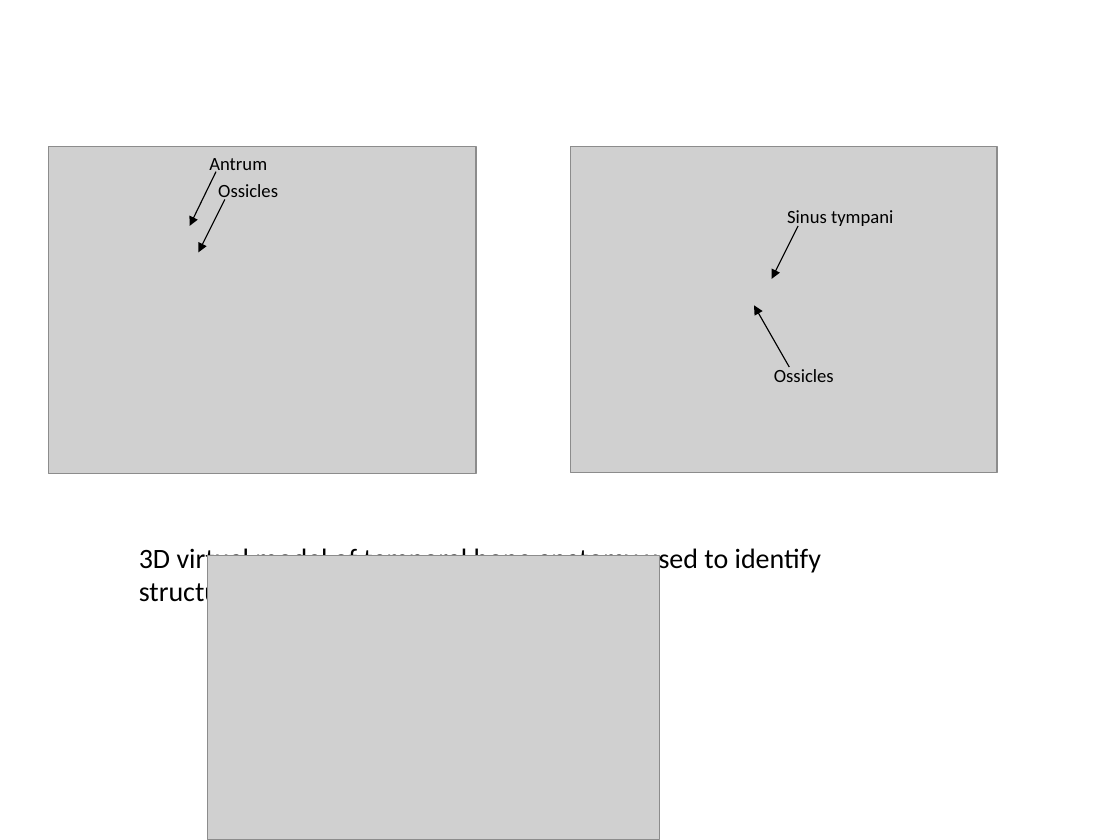
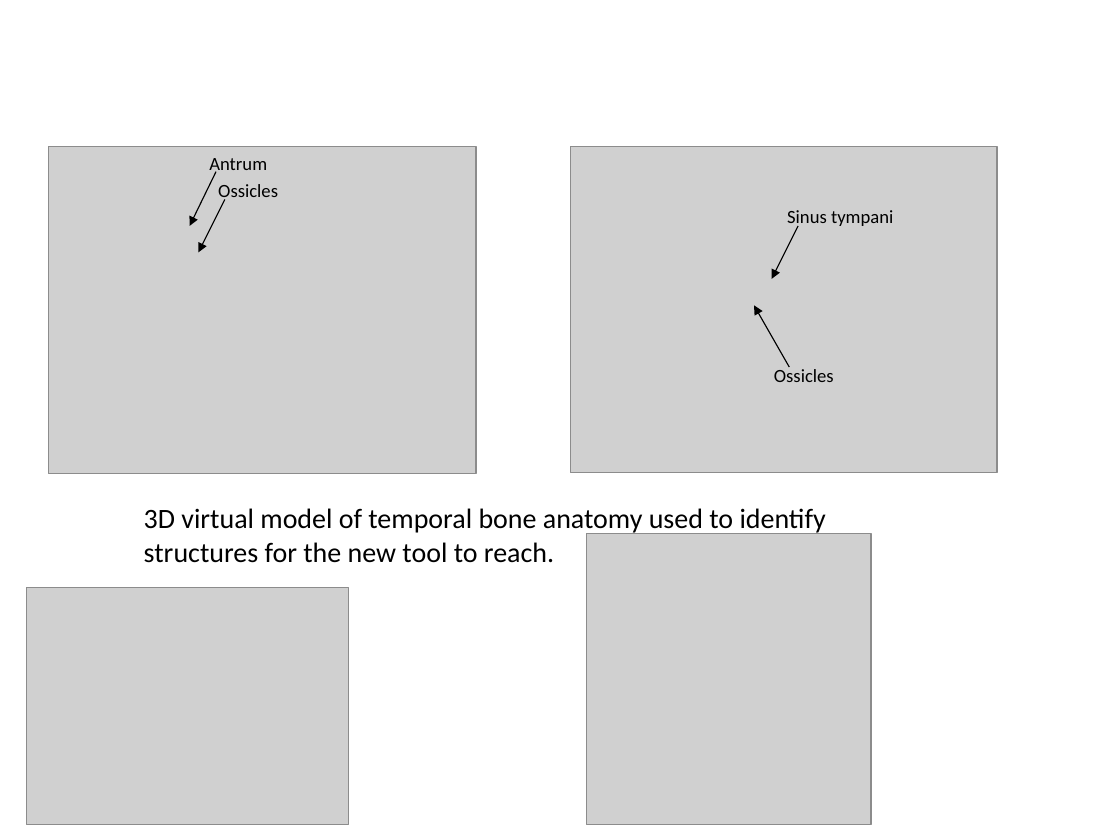
Before and after one commit to arushriswarup/Grad-School_OCT2017, a slide deck: slide 5 of progress report pictures.pptx. Drawn at 1120x840 pixels with LibreOffice and Linux fonts; fonts in the diff are those of the drawing; grey boxes stand for pictures. Boxes give left, top, right and bottom in pixels: in the first picture for what was removed or moved away, otherwise in the second. Text is boxed around its words. In the diff, an @@ line names an element or a change of style, - is before the commit and + after.

Commit message:
updated

```diff
--- a/progress report pictures.pptx
+++ b/progress report pictures.pptx
@@ text "3D virtual model of temporal ..." rewrapped from [139,545,821,608] to [144,508,826,563] @@
@@ picture added at [587,533,871,824] @@
@@ picture removed at [207,556,660,840] @@
@@ picture added at [27,588,348,824] @@
```
